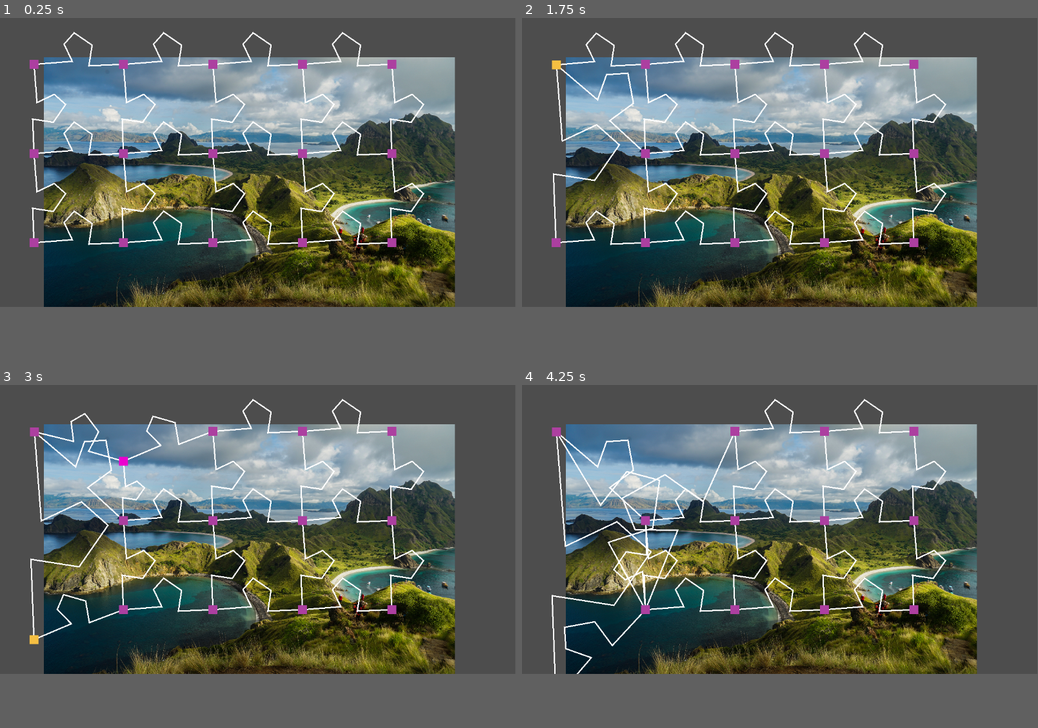
Above: before the commit, frames 1-4 (two rows, left to right).
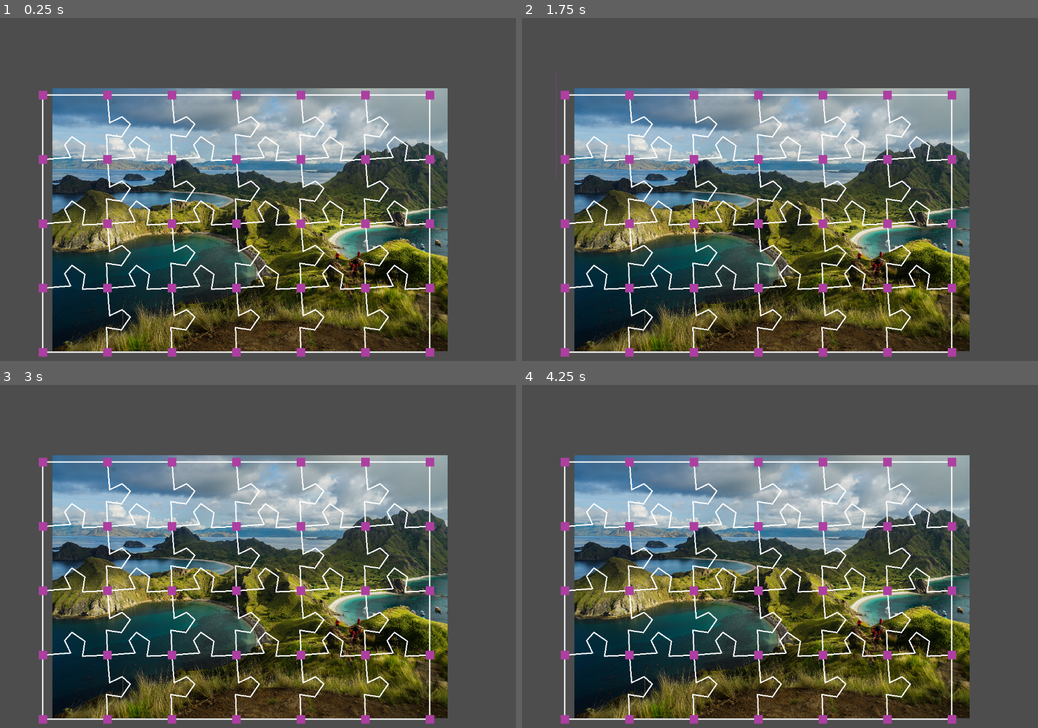
Above: after the commit, the same moments.

Repository: kreibaum/puzzle-shark
Game: Godot game, scene res://editor.tscn
Same seed, same stepped clock (60 frames per second), same inputs: the game is played once before the commit and once after it.
Inputs (mouse positions are in pixels of both pictures, inside the frame that each line leads up to):
- Up to frame 1 (0.25 s): no input
- Up to frame 2 (1.75 s): tap Enter at 0.5 s; drag from (558, 66) to (558, 155) at 0.52 s; drag from (558, 155) to (558, 66) at 1.27 s
- Up to frame 3 (3 s): tap Space at 2 s; move the mouse to (36, 611) at 2.02 s; hold Ctrl 2.03-2.75 s; click (36, 611) at 2.17 s; tap Enter at 2.75 s; drag from (123, 433) to (123, 522) at 2.77 s
- Up to frame 4 (4.25 s): tap Space at 3.5 s; drag from (645, 522) to (645, 611) at 3.52 s
In our replay, the window is 799x449 before the commit and 800x533 after it. These sizes can differ from the game's own. Grey fills any space a smaller window leaves; there, only what the larger window draws over its background counts as a difference.

The runs differ from the first frame. In frame 1, 58% of the frame differs, in the area x 5-89%, y 3-99%; in frame 2, 58%; in frame 3, 58%; in frame 4, 58%.

Commit message:
Make some edges straight

Diff:
--- a/Edge.gd
+++ b/Edge.gd
@@ -6,6 +6,17 @@
 @export var camera: Camera2D
 
 var template_points
+
+
+# TODO: This should be combined with some general shape management code.
+# TODO: Currently only works before _ready() is called.
+func make_straight():
+	var left = Vector2.ZERO
+	var right = Vector2.RIGHT
+	var points = PackedVector2Array()
+	points.append(left)
+	points.append(right)
+	$EdgeShape.points = points
 
 
 # Called when the node enters the scene tree for the first time.
--- a/PuzzleCanvas.gd
+++ b/PuzzleCanvas.gd
@@ -20,13 +20,13 @@
 
 # Called when the node enters the scene tree for the first time.
 func _ready():
-	var w = 5
-	var h = 3
+	var w = 7
+	var h = 5
 	for x in range(0, w):
 		for y in range(0, h):
 			var handle = handle_scene.instantiate()
 			points[Vector2i(x, y)] = handle
-			handle.position = Vector2(200 * x, 200 * y)
+			handle.position = Vector2(150 * x, 150 * y)
 			handle.z_index = 2
 			handle.camera = camera
 
@@ -42,6 +42,8 @@
 			edge.left_handle = points[Vector2i(x - 1, y)]
 			edge.right_handle = points[Vector2i(x, y)]
 			edge.camera = camera
+			if y == 0 or y == h - 1:
+				edge.make_straight()
 			add_child(edge)
 
 	for x in range(0, w):
@@ -50,6 +52,8 @@
 			edge.left_handle = points[Vector2i(x, y - 1)]
 			edge.right_handle = points[Vector2i(x, y)]
 			edge.camera = camera
+			if x == 0 or x == w - 1:
+				edge.make_straight()
 			add_child(edge)
 
 
--- a/project.godot
+++ b/project.godot
@@ -14,6 +14,11 @@
 run/main_scene="res://editor.tscn"
 config/features=PackedStringArray("4.0", "GL Compatibility")
 config/icon="res://icon.svg"
+
+[display]
+
+window/size/viewport_width=1200
+window/size/viewport_height=800
 
 [input]
 
